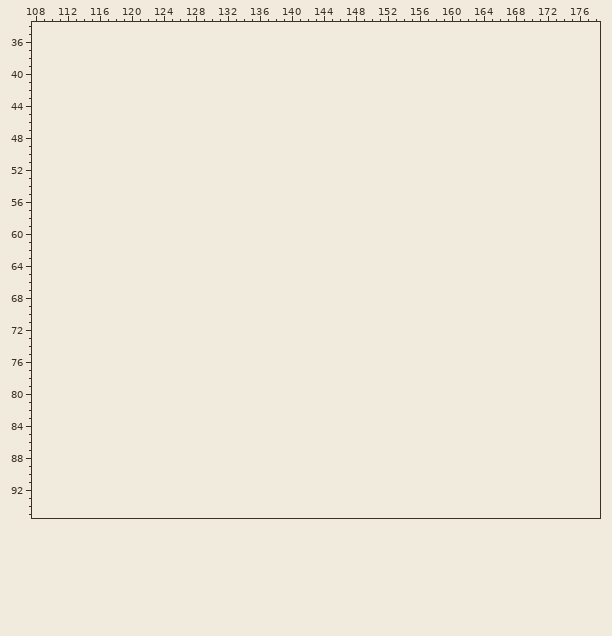
Edited in one commit: pixel-art file (brackeys-2023-2/Assets/Sprites/level1-objects.aseprite). The first picture shows the starting point.
96x96 pixels, 1 frame. Colours within 5 levels of each other are drawn and written as one. Shown: x 108..178, y 34..95. The old version is drawn lined up with the new one, on the new canvas. The commit also changed other parts of the picture, which this record leaves out.
Visible layers, top first: "Layer 1" opacity 49% soft light, "books", "Flattened".
Palette (. is transparent): 
Pixels before (only the part around the change), first column x 111:
34 ....................................................................
35 ....................................................................
36 ....................................................................
37 ....................................................................
38 ....................................................................
39 ....................................................................
40 ....................................................................
41 ....................................................................
42 ....................................................................
43 ....................................................................
44 ....................................................................
45 ....................................................................
46 ....................................................................
47 ....................................................................
48 ....................................................................
49 ....................................................................
50 ....................................................................
51 ....................................................................
52 ....................................................................
53 ....................................................................
54 ....................................................................
55 ....................................................................
56 ....................................................................
57 ....................................................................
58 ....................................................................
59 ....................................................................
60 ....................................................................
61 ....................................................................
62 ....................................................................
63 ....................................................................
64 ....................................................................
65 ....................................................................
66 ....................................................................
67 ....................................................................
68 ....................................................................
69 ....................................................................
70 ....................................................................
71 ....................................................................
72 ....................................................................
73 ....................................................................
74 ....................................................................
75 ....................................................................
76 ....................................................................
77 ....................................................................
78 ....................................................................
79 ....................................................................
80 ....................................................................
81 ....................................................................
82 ....................................................................
83 ....................................................................
84 ....................................................................
85 ....................................................................
86 ....................................................................
87 ....................................................................
88 ....................................................................
89 ....................................................................
90 ....................................................................
91 ....................................................................
92 ....................................................................
93 ....................................................................
94 ....................................................................
95 ....................................................................
Once edited:
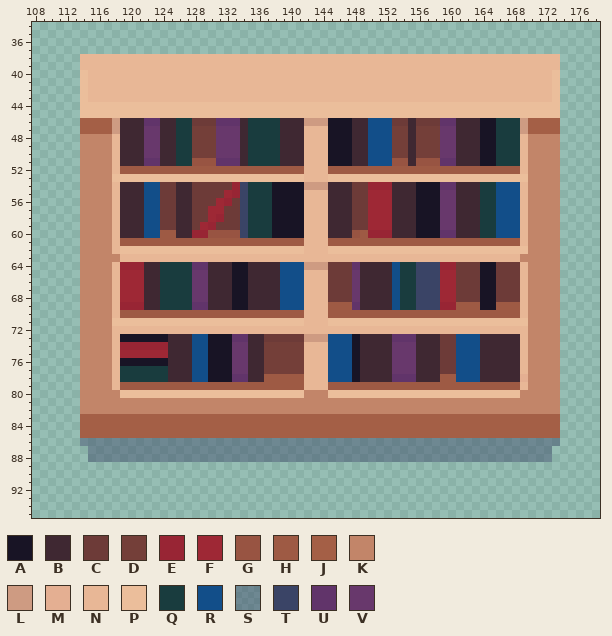
Colours new in this view: A #181425  B #3f2832  C #6d3b38  D #743f39  E #982534  F #9e2835  G #985442  H #9e5a44  J #a45f46  K #c28569  L #ce9b82  M #e4af92  N #e8b796  P #ebbe9b  Q #193c3e  R #124e89  S #3a446670  T #3a4466  U #61346a  V #68386c
From old to new:
canvas 96x96 -> 192x96
y 38..39: x 114..173 ............................................................ -> NNNNNNNNNNNNNNNNNNNNNNNNNNNNNNNNNNNNNNNNNNNNNNNNNNNNNNNNNNNN
y 40..43: x 114..173 ............................................................ -> PNNNNNNNNNNNNNNNNNNNNNNNNNNNNNNNNNNNNNNNNNNNNNNNNNNNNNNNNNNP
y 44..45: x 114..173 ............................................................ -> PPPPPPPPPPPPPPPPPPPPPPPPPPPPPPPPPPPPPPPPPPPPPPPPPPPPPPPPPPPP
y 46: x 114..173 ............................................................ -> JJJJLBBBUUBBQQCCCUUUBQQQQBBBLLLAAABBRRRCCBCCCUUBBBAAQQQLJJJJ
y 47: x 114..173 ............................................................ -> JJJJLBBBVVBBQQDDDVVVBQQQQBBBNNNAAABBRRRDDBDDDVVBBBAAQQQLJJJJ
y 48..50: x 114..173 ............................................................ -> KKKKNBBBVVBBQQDDDVVVBQQQQBBBNNNAAABBRRRDDBDDDVVBBBAAQQQNKKKK
y 51: x 114..173 ............................................................ -> KKKKNBBBUUBBQQGGGUUUBQQQQBBBNNNAAABBRRRGGBGGGUUBBBAAQQQNKKKK
y 52: x 114..173 ............................................................ -> KKKKNHHHHHHHHHHHHHHHHHHHHHHHNNNHHHHHHHHHHHHHHHHHHHHHHHHNKKKK
y 53: x 114..173 ............................................................ -> KKKKPPPPPPPPPPPPPPPPPPPPPPPPNNNPPPPPPPPPPPPPPPPPPPPPPPPPKKKK
y 54: x 114..173 ............................................................ -> KKKKNBBBRRCCBBCCCCCETQQQAAAALLLBBBCCEEEBBBAAAUUBBBQQRRRNKKKK
y 55: x 114..173 ............................................................ -> KKKKNBBBRRCCBBCCCCFETQQQAAAANNNBBBCCFFFBBBAAAVVBBBQQRRRNKKKK
y 56: x 114..173 ............................................................ -> KKKKNBBBRRCCBBCCCFECTQQQAAAANNNBBBCCFFFBBBAAAVVBBBQQRRRNKKKK
y 57: x 114..173 ............................................................ -> KKKKNBBBRRCCBBCCFFCCTQQQAAAANNNBBBCCFFFBBBAAAVVBBBQQRRRNKKKK
y 58: x 114..173 ............................................................ -> KKKKNBBBRRCCBBCCFECCTQQQAAAANNNBBBCCFFFBBBAAAVVBBBQQRRRNKKKK
y 59: x 114..173 ............................................................ -> KKKKNBBBRRCCBBCFECCCTQQQAAAANNNBBBCCFFFBBBAAAVVBBBQQRRRNKKKK
y 60: x 114..173 ............................................................ -> KKKKNBBBRRHHBBEEGGGGTQQQAAAANNNBBBGHEEEBBBAAAUUBBBQQRRRNKKKK
y 61: x 114..173 ............................................................ -> KKKKNHHHHHHHHHHHHHHHHHHHHHHHNNNHHHHHHHHHHHHHHHHHHHHHHHHNKKKK
y 62: x 114..173 ............................................................ -> KKKKNPPPPPPPPPPPPPPPPPPPPPPPNNNPPPPPPPPPPPPPPPPPPPPPPPPPKKKK
y 63: x 114..173 ............................................................ -> KKKKKNNNNNNNNNNNNNNNNNNNNNNNNNNNNNNNNNNNNNNNNNNNNNNNNNNKKKKK
y 64: x 114..173 ............................................................ -> KKKKNEEEBBQQQQUUBBBAABBBBRRRLLLCCCUBBBBRQQTTTEECCCAACCCNKKKK
y 65..68: x 114..173 ............................................................ -> KKKKNFFFBBQQQQVVBBBAABBBBRRRNNNCCCVBBBBRQQTTTFFCCCAACCCNKKKK
y 69: x 114..173 ............................................................ -> KKKKNEEEBBQQQQUUBBBAABBBBRRRNNNHHHUBBBBRQQTTTEEHHHAAHHHNKKKK
y 70: x 114..173 ............................................................ -> KKKKNHHHHHHHHHHHHHHHHHHHHHHHNNNHHHHHHHHHHHHHHHHHHHHHHHHNKKKK
y 71: x 114..173 ............................................................ -> KKKKPPPPPPPPPPPPPPPPPPPPPPPPNNNPPPPPPPPPPPPPPPPPPPPPPPPPKKKK
y 72: x 114..173 ............................................................ -> KKKKNNNNNNNNNNNNNNNNNNNNNNNNNNNNNNNNNNNNNNNNNNNNNNNNNNNNKKKK
y 73: x 114..173 ............................................................ -> KKKKNAAAAAABBBRRAAAUUBBCCCCCLLLRRRABBBBUUUBBBCCRRRBBBBBNKKKK
y 74: x 114..173 ............................................................ -> KKKKNEEEEEEBBBRRAAAVVBBDDDDDNNNRRRABBBBVVVBBBCCRRRBBBBBNKKKK
y 75: x 114..173 ............................................................ -> KKKKNFFFFFFBBBRRAAAVVBBDDDDDNNNRRRABBBBVVVBBBCCRRRBBBBBNKKKK
y 76: x 114..173 ............................................................ -> KKKKNAAAAAABBBRRAAAVVBBDDDDDNNNRRRABBBBVVVBBBCCRRRBBBBBNKKKK
y 77: x 114..173 ............................................................ -> KKKKNQQQQQQBBBRRAAAVVBBDDDDDNNNRRRABBBBVVVBBBCCRRRBBBBBNKKKK
y 78: x 114..173 ............................................................ -> KKKKNQQQQQQBBBRRAAAUUBBHHHHHNNNRRRABBBBUUUBBBHHRRRBBBBBMKKKK
y 79: x 114..173 ............................................................ -> KKKKNHHHHHHHHHHHHHHHHHHHHHHHNNNHHHHHHHHHHHHHHHHHHHHHHHHNKKKK
y 80: x 114..173 ............................................................ -> KKKKKPPPPPPPPPPPPPPPPPPPPPPPKKKPPPPPPPPPPPPPPPPPPPPPPPPKKKKK
y 81..82: x 114..173 ............................................................ -> KKKKKKKKKKKKKKKKKKKKKKKKKKKKKKKKKKKKKKKKKKKKKKKKKKKKKKKKKKKK
y 83..85: x 114..173 ............................................................ -> JJJJJJJJJJJJJJJJJJJJJJJJJJJJJJJJJJJJJJJJJJJJJJJJJJJJJJJJJJJJ
y 86: x 114..173 ............................................................ -> SSSSSSSSSSSSSSSSSSSSSSSSSSSSSSSSSSSSSSSSSSSSSSSSSSSSSSSSSSSS
y 87..88: x 115..172 .......................................................... -> SSSSSSSSSSSSSSSSSSSSSSSSSSSSSSSSSSSSSSSSSSSSSSSSSSSSSSSSSS
Pixel boxes of the changes (left, top, right, bottom) in both pictures:
added: (80, 54, 560, 462)
